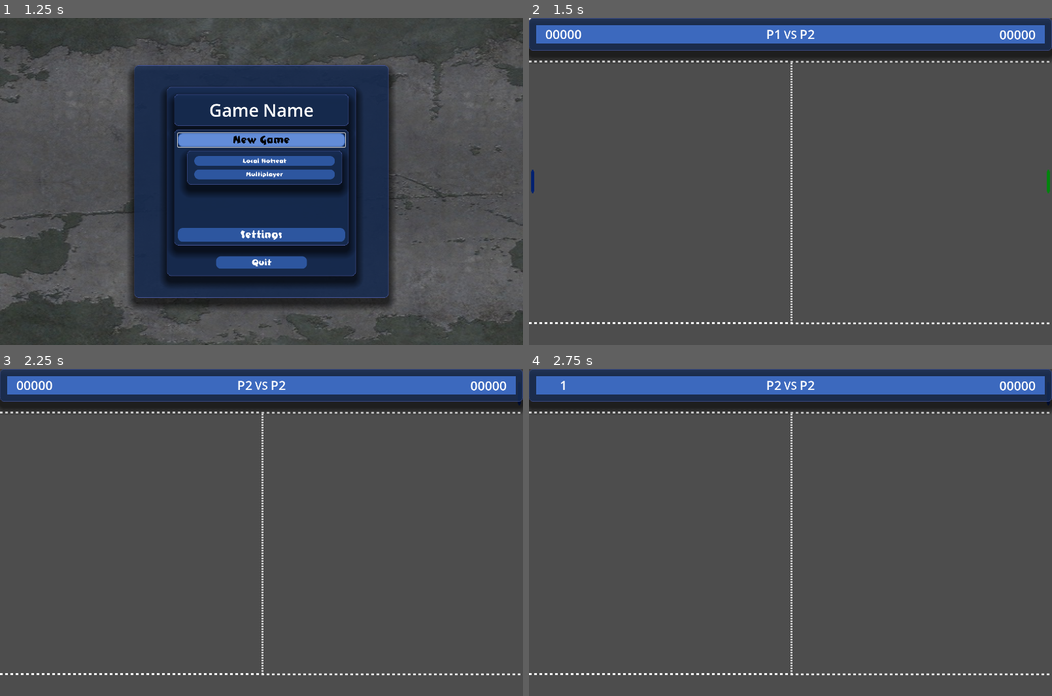
Above: before the commit, frames 1-4 (two rows, left to right).
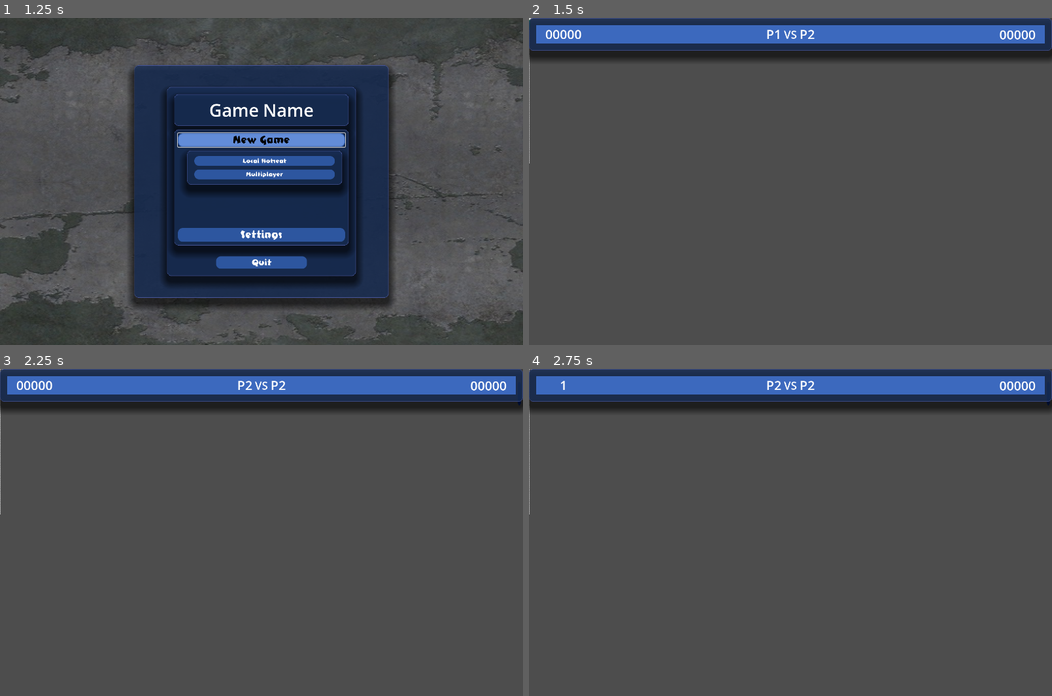
Above: after the commit, the same moments.

Repository: Fox-Alpha/Pong_Godot_4_Multiplayer
Game: Godot game, scene res://scenes/game/main_menu/MainMenu.tscn
Two runs of this game, one before a commit and one after it. Both use one fixed random seed, a clock stepped at 60 frames per second and the inputs below.
Inputs (mouse positions are in pixels of both pictures, inside the frame that each line leads up to):
- Up to frame 1 (1.25 s): click "New Game" at 0.5 s
- Up to frame 2 (1.5 s): click "Local Hotseat" at 1.25 s
- Up to frame 3 (2.25 s): tap Enter at 2 s; move the mouse to (376, 516) at 2.02 s; hold W (p1_up) from 2.03 s (still down); hold Down (p2_down) from 2.03 s (still down); click (376, 516) at 2.17 s
- Up to frame 4 (2.75 s): keep holding W (p1_up); keep holding Down (p2_down)

Frame 1 is identical in both runs. In frame 2, 1.0% of the frame differs, in the area x 0-100%, y 0-94%; in frame 3, 1.0%; in frame 4, 1.0%.

Commit message:
Rem: Setting Paddle and Field Line Position from main Script ===: Moved to object script

Diff:
--- a/scripts/pong.gd
+++ b/scripts/pong.gd
@@ -34,38 +34,6 @@
 
 func start():
 	var screensize = get_viewport_rect()
-
-	#region Paddle Positionen
-	%Left.position = Vector2(10, screensize.size.y/2)
-	%Right.position = Vector2(screensize.size.x-10, screensize.size.y/2)
-	#endregion
-
-	#region Obere Linie
-	%Separator_Top.position.x = screensize.get_center().x
-	%Separator_Top.position.y = 120
-	var sizetoTOP=Vector2(5, screensize.size.x)
-	var sizeTOP=%Separator_Top.texture.get_size()
-	var scalevactorTOP=sizetoTOP/sizeTOP
-	%Separator_Top.scale = scalevactorTOP
-	#endregion
-
-	#region Untere Linie
-	%Separator_Bottom.position.x = screensize.get_center().x
-	%Separator_Bottom.position.y = screensize.size.y-60
-	var sizetoBOT=Vector2(5, screensize.size.x)
-	var sizeBOT=%Separator_Bottom.texture.get_size()
-	var scalevactorBOT=sizetoBOT/sizeBOT
-	%Separator_Bottom.scale = scalevactorBOT
-	#endregion
-
-	#region Optische Mittellinie an ScreenSize anpassen
-	var pgheight : int = %Separator_Bottom.position.y - %Separator_Top.position.y
-	%Separator_Middle.position = Vector2(screensize.get_center().x, %Separator_Top.position.y)
-	var sizeto=Vector2(5, pgheight)
-	var size=%Separator_Middle.texture.get_size()
-	var scalevactor=sizeto/size
-	%Separator_Middle.scale = scalevactor
-	#endregion
 
 	#region Top Border an Screensize anpassen
 	#top.shape.size.x = screensize.size.x
